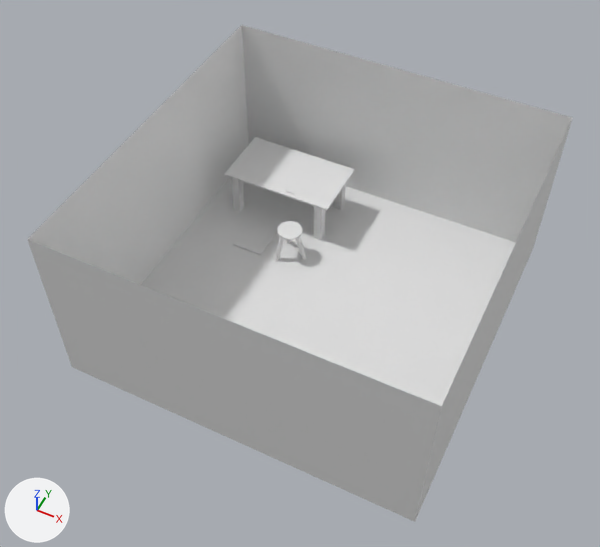
An edit to the glTF model assets/shop.glb, drawn before and after from the same camera.
Rendered twice from a 50 mm lens placed at (2.6, -5.63, 7.46), pointed at (-0.07, -0.29, 0.79). Arrows for +X, +Y and +Z are at lower left; the lights stay in place. The picture after the commit comes second. Where no turn or scale is listed for an object, it has been applied to the vertices.

Script lines for the objects in view, before the commit:
```python
mat_material = principled_material('Material')
mat_material.base_color = (0.8, 0.8, 0.8)  # white #e7e7e7
me_cube = bpy.data.meshes.new('Cube')
me_cube.from_pydata([(2.0, 2.0, 2.0), (2.0, 2.0, 0.0), (2.0, -2.0, 2.0), (2.0, -2.0, 0.0), (-2.0, 2.0, 2.0), (-2.0, 2.0, 0.0), (-2.0, -2.0, 2.0), (-2.0, -2.0, 0.0)], [], [(3, 7, 6), (3, 6, 2), (7, 5, 4), (7, 4, 6), (5, 7, 3), (5, 3, 1), (1, 3, 2), (1, 2, 0), (5, 1, 0), (5, 0, 4)])
me_cube.materials.append(mat_material)  # white #e7e7e7
me_cube_001 = bpy.data.meshes.new('Cube.001')
me_cube_001.from_pydata(...)  # a box spanning x -0.2..0.2, y -0.2..0.2, z -0.01..0.01
me_cube_004 = bpy.data.meshes.new('Cube.004')
me_cube_004.from_pydata(...)  # a box spanning x -0.05..0.05, y -0.05..0.05, z -0.3..0.3; a box spanning x 1.1..1.2, y 0.55..0.65, z -0.3..0.3; a box spanning x -0.05..0.05, y 0.55..0.65, z -0.3..0.3; a box spanning x 1.1..1.2, y -0.05..0.05, z -0.301..0.299; a box spanning x -0.111..1.289, y -0.099..0.701, z 0.297..0.317
me_cylinder_001 = bpy.data.meshes.new('Cylinder.001')
me_cylinder_001.from_pydata(...)  # 256 vertices, 496 faces; spans x -0.34..0.03, y -0.195..0.196, z -0.2..0.215
ob_leather_sheet = bpy.data.objects.new('Leather Sheet', me_cube_001)
ob_leather_sheet.location = (-1.15, 0.59, 0.01)
ob_shop = bpy.data.objects.new('Shop', me_cube)
ob_shop.location = (0.0, 0.0, 0.0)
ob_stool = bpy.data.objects.new('Stool', me_cylinder_001)
ob_stool.location = (-0.45, 0.58, 0.2)
ob_table = bpy.data.objects.new('Table', me_cube_004)
ob_table.location = (-1.6, 1.0, 0.3)
```
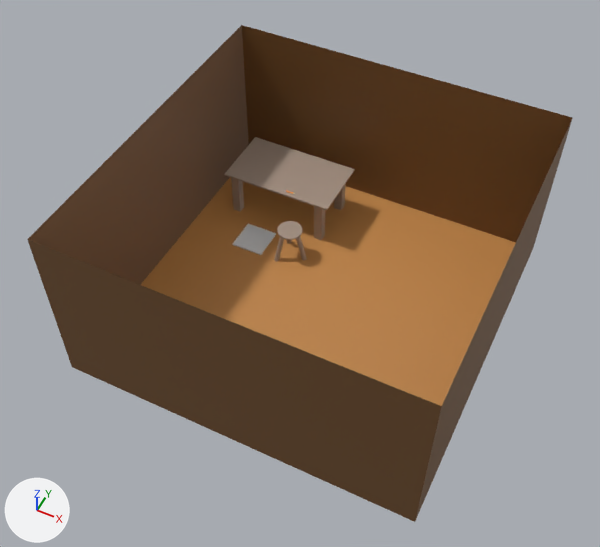
Changed parts and their boxes (x1, y1, x2, y2) in the pictures (600 x 547 px):
'Shop', surface changed (white to brown): (27, 25, 573, 522) in both
'Table', recoloured (white to brown): (224, 137, 355, 240) in both
'Stool', recoloured (white to brown): (274, 221, 307, 261) in both

Diff of the bpy script that builds the scene:
```diff
--- a/assets/shop.glb.py
+++ b/assets/shop.glb.py
@@ img_stool @@
+img_stool = load_image('stool', '_unpacked/stool', 1024, 1024, 'sRGB')
@@ img_untitled @@
+img_untitled = load_image('Untitled', '_unpacked/Untitled', 1024, 1024, 'sRGB')
@@ mat_material @@
 mat_material = principled_material('Material')
-mat_material.base_color = (0.8, 0.8, 0.8)  # white #e7e7e7
+mat_material.texture = img_untitled
@@ mat_material_002 @@
+mat_material_002 = principled_material('Material.002')
+mat_material_002.texture = img_stool
@@ mat_material_001 @@
+mat_material_001 = principled_material('Material.001')
+mat_material_001.texture = img_stool
@@ me_cylinder_001 @@
 me_cylinder_001.from_pydata(...)  # 256 vertices, 496 faces; spans x -0.34..0.03, y -0.195..0.196, z -0.2..0.215
+me_cylinder_001.materials.append(mat_material_001)  # picture img_stool
@@ me_cube_004 @@
 me_cube_004.from_pydata(...)  # 40 vertices, 60 faces; spans x -0.111..1.289, y -0.099..0.701, z -0.301..0.317
+me_cube_004.materials.append(mat_material_002)  # picture img_stool
```
